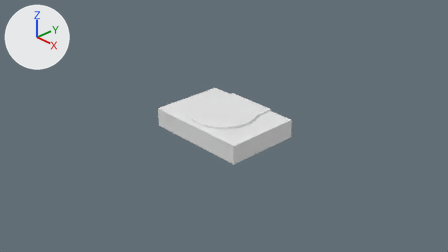
A saved change to the Blender file Models/PS1/ps1.blend.
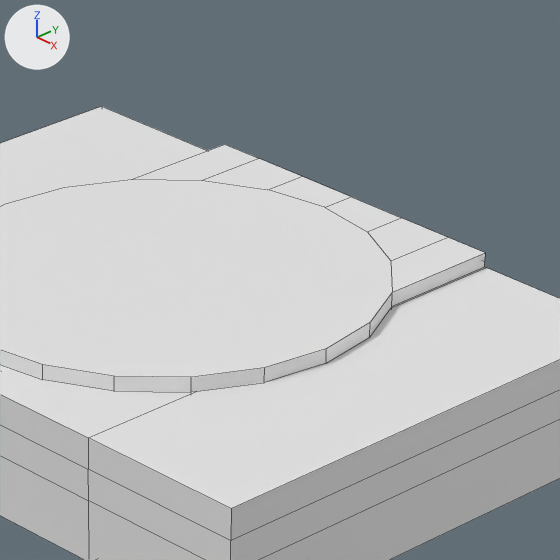
Old and new are each drawn from the file's camera 'Camera' and again close up on the part from 45% to 63% of the width and 29% to 61% of the height. Lighting does not change. The marker at upper left points along +X, +Y and +Z. The first two pictures are the older version. The close-ups show mesh edges as thin lines.
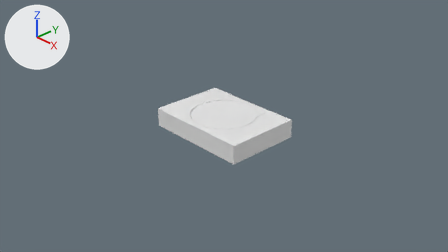
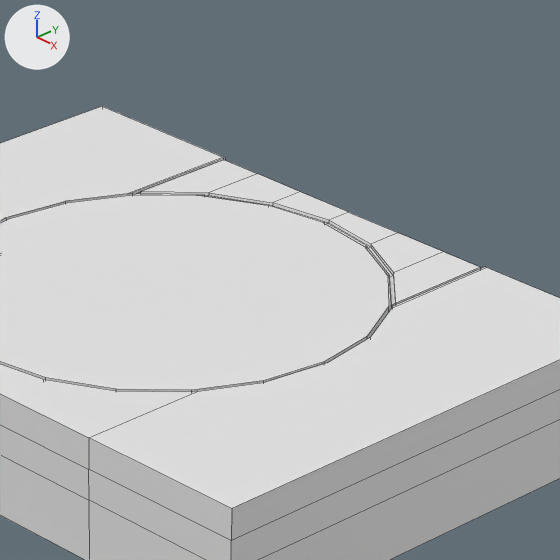
Pixel boxes [x1, y1, x2, y2] of what changed, in the close-ups (560 x 560 px):
'Cube', reshaped, moved, rescaled
    both: [0, 106, 560, 560]
'Cylinder', moved, rescaled
    before: [0, 144, 485, 392]
    after: [0, 160, 480, 392]
part 1 of me_cube, cut back
    before: [0, 106, 560, 509]
    after: [0, 106, 560, 508]

Patch to the scene script:
```diff
--- a/Models/PS1/ps1.blend.py
+++ b/Models/PS1/ps1.blend.py
@@ me_cube @@
 # used by ob_cube; location = (0.0, 0.0, 0.0); scale = (1.0, 0.712, 0.173)
-me_cube.from_pydata(...)  # 40 vertices, 38 faces; spans x -1.0..1.0, y -1.0..1.0, z -1.0..1.0
+me_cube.from_pydata(...)  # 88 vertices, 63 faces; spans x -1.0..1.0, y -1.0..1.0, z -1.0..1.0
+# me_cube part 1
+# 2 vertices are removed from x 0.0, y 1.0, z 0.5..1.0
+# 8 faces are deleted
+# 35 vertices are added at x -0.61..0.61, y -0.85..1.0, z 0.44..1.0
+# 15 new vertices lie (0.0, 0.0, 0.56) away from vertices in x -0.61..0.61, y -0.85..0.51, z 0.44
+# 33 new faces join them
 me_cube.materials.append(mat_material)
@@ ob_cylinder @@
 ob_cylinder = bpy.data.objects.new('Cylinder', me_cylinder)
-ob_cylinder.location = (0.0, 0.0, 0.185)
-ob_cylinder.scale = (0.61, 0.61, 0.03)
+ob_cylinder.location = (0.0, 0.003, 0.127)
+ob_cylinder.scale = (0.6, 0.6, 0.0452)
```
